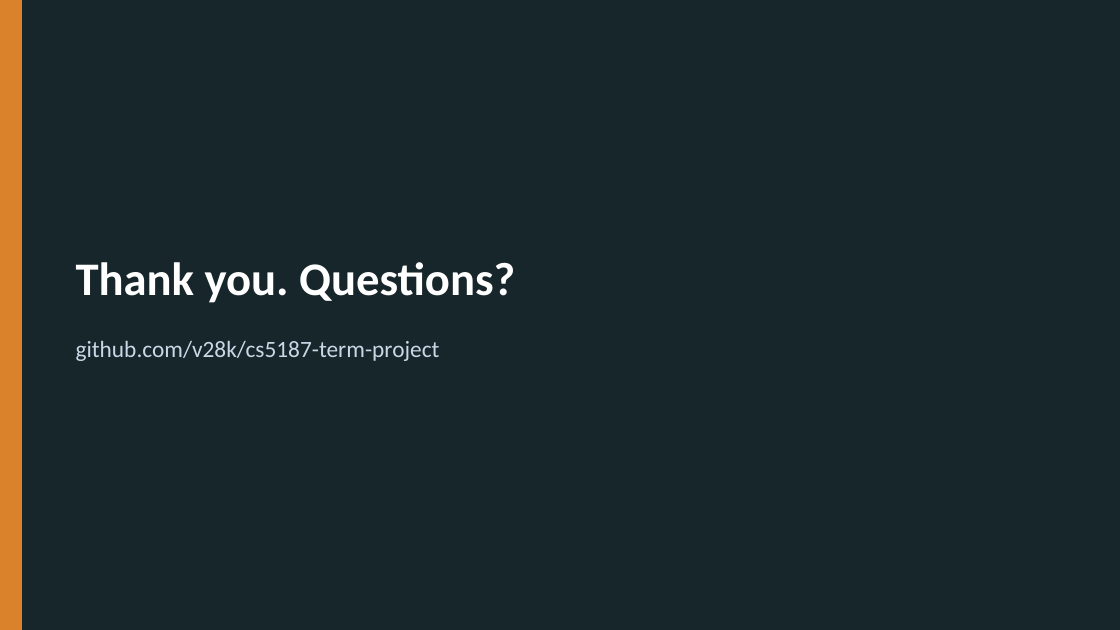
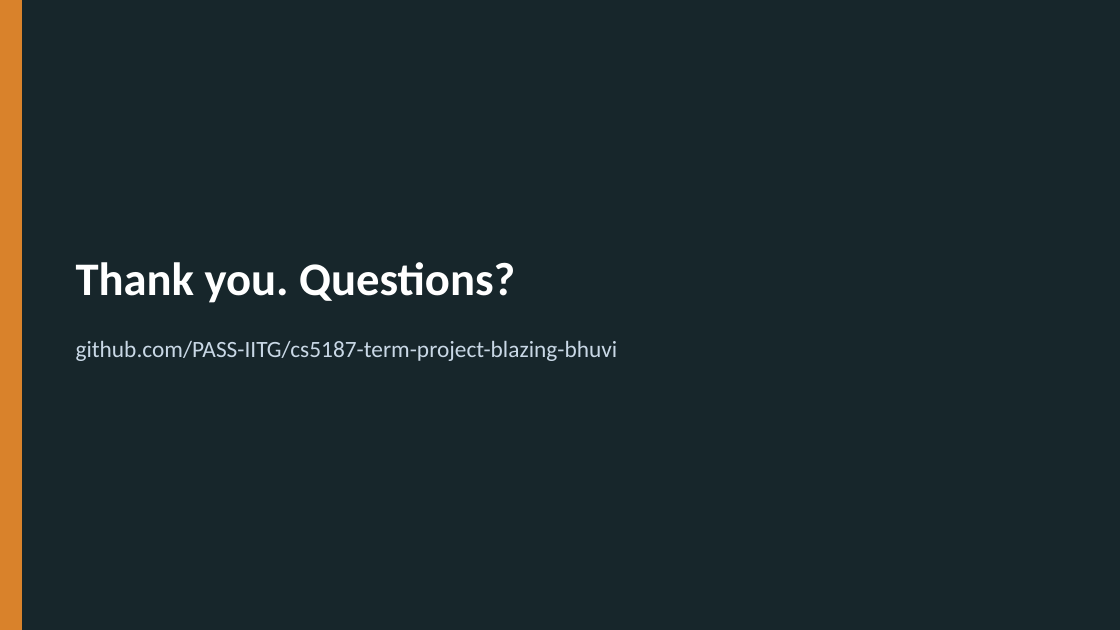
Before and after one commit to v28k/cs5187-term-project, a slide deck: slide 23 of docs/meeting2/deck/progress_meeting2.pptx (slide 18 before the commit). Drawn at 1120x630 pixels with LibreOffice and Linux fonts; fonts in the diff are those of the drawing. Boxes give left, top, right and bottom in pixels: in the first picture for what was removed or moved away, otherwise in the second. Text is boxed around its words. In the diff, an @@ line names an element or a change of style, - is before the commit and + after.

```diff
--- a/docs/meeting2/deck/progress_meeting2.pptx
+++ b/docs/meeting2/deck/progress_meeting2.pptx
@@ text at (76, 341, 618, 361): text changed @@
-github.com/v28k/cs5187-term-project
+github.com/PASS-IITG/cs5187-term-project-blazing-bhuvi
```
Also in this commit, not shown: 10 other slides changed, 12 slides added, 7 slides removed, 6 other files.
